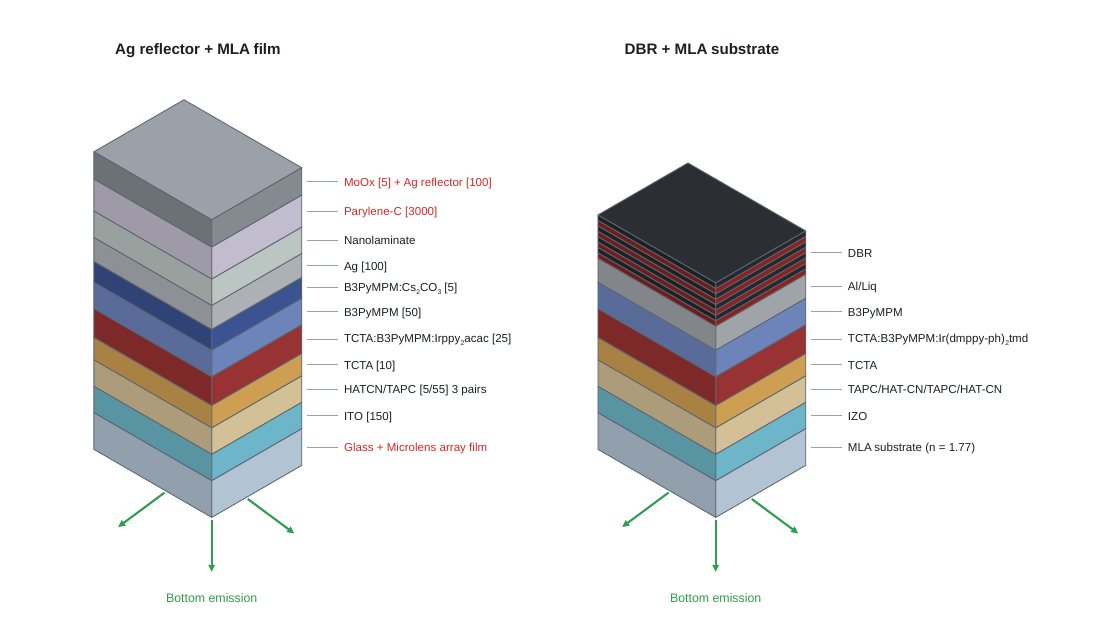
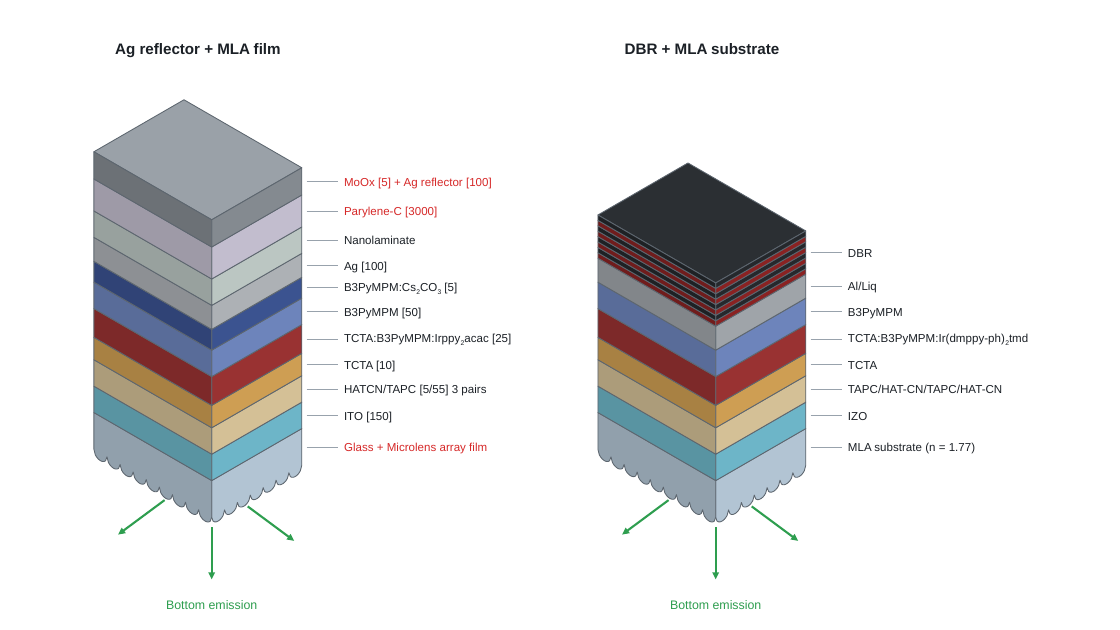
Before and after one commit to jjoono/OLED-, a slide deck: slide 1 of figures/device_stacks.pptx. Drawn at 1120x630 pixels with LibreOffice and Linux fonts; fonts in the diff are those of the drawing. Boxes give left, top, right and bottom in pixels: in the first picture for what was removed or moved away, otherwise in the second. Text is boxed around its words. In the diff, an @@ line names an element or a change of style, - is before the commit and + after.

```diff
--- a/figures/device_stacks.pptx
+++ b/figures/device_stacks.pptx
@@ freeform shape: place and size @@
-freeform shape at bbox=[94, 413, 212, 518]
+freeform shape at bbox=[94, 413, 212, 522]
@@ freeform shape: place and size @@
-freeform shape at bbox=[598, 413, 716, 518]
+freeform shape at bbox=[598, 413, 716, 522]
@@ freeform shape: place and size @@
-freeform shape at bbox=[212, 429, 302, 518]
+freeform shape at bbox=[212, 429, 302, 522]
@@ freeform shape: place and size @@
-freeform shape at bbox=[716, 429, 806, 518]
+freeform shape at bbox=[716, 429, 806, 522]
@@ 6 arrows, 2 texts: place and size @@
-6 arrows, 2 texts at bbox=[118, 492, 798, 602]
+6 arrows, 2 texts at bbox=[118, 500, 798, 609]
```
Also in this commit, not shown: 2 other files.
